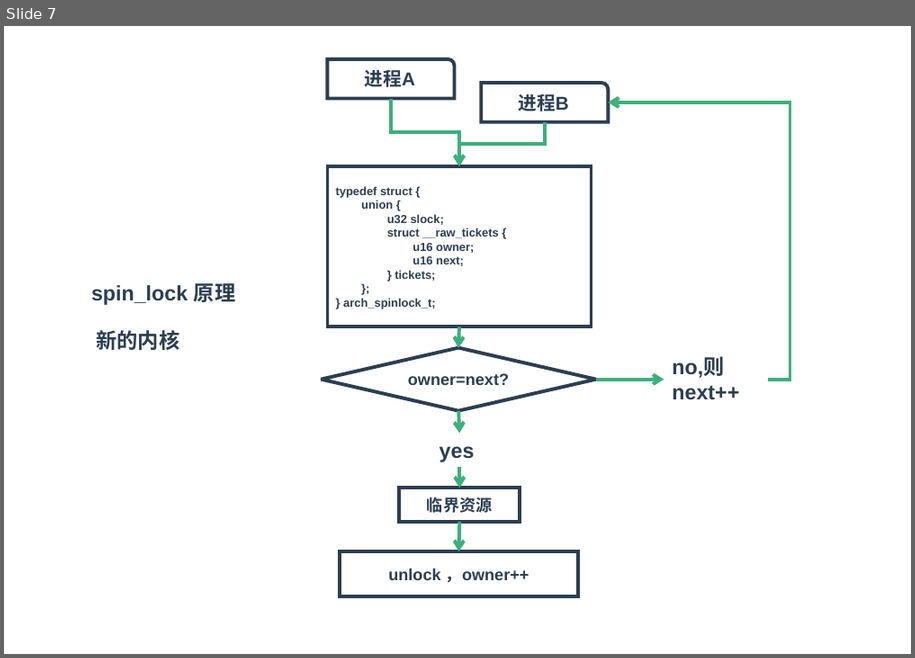
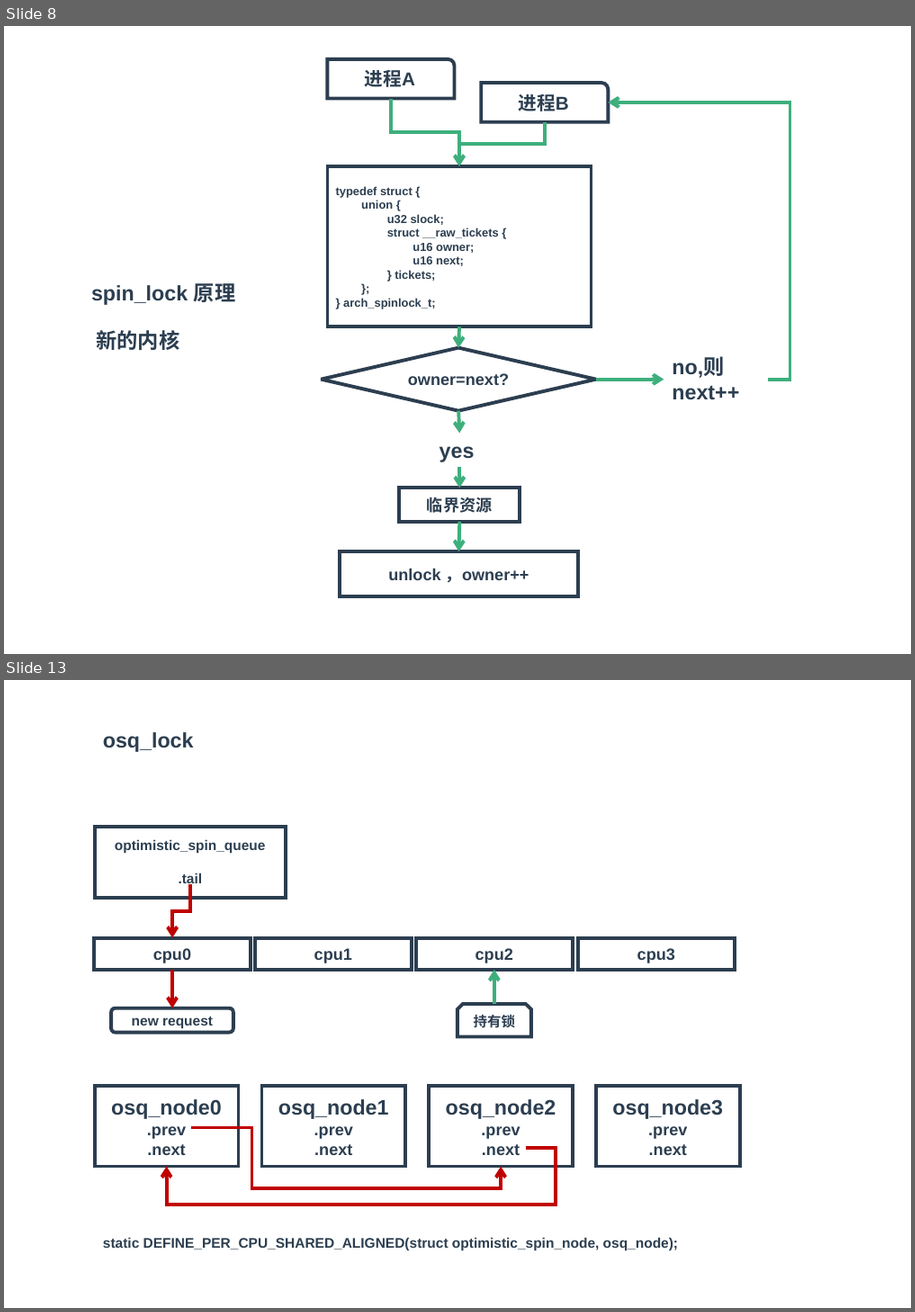
Before and after one commit to zaiqiang-dong/zaiqiang, a slide deck: picture/ppt/cands/cands.pptx. Shown one above the other, each under a label of ours: slide 7 before the commit, slides 8 and 13 after it; the slides between them are not shown. The pictures are 915x658 and 915x1312 pixels, drawn with LibreOffice and Linux fonts; fonts in the diff are those of the drawing. Boxes give left, top, right and bottom in pixels: in the first picture for what was removed or moved away, otherwise in the second. Text is boxed around its words. In the diff, an @@ line names an element or a change of style, - is before the commit and + after.

```diff
--- a/picture/ppt/cands/cands.pptx
+++ b/picture/ppt/cands/cands.pptx
@@ slide 13 added at [4, 680, 911, 1308], background #FFFFFF @@
@@ text added at [103, 732, 194, 752], 18 pt, text #2C3E50, bold @@
+osq_lock
@@ rectangle added at [95, 827, 286, 898], outline #2C3E50 3 pt, 12 pt, text #2C3E50, bold @@
+optimistic_spin_queue
+.tail
@@ elbow arrow added from (190, 884) to (172, 938), #C00000 3 pt @@
@@ rectangle added at [94, 938, 251, 970], outline #2C3E50 3 pt, 14 pt, text #2C3E50, bold @@
+cpu0
@@ rectangle added at [255, 938, 412, 970], outline #2C3E50 3 pt, 14 pt, text #2C3E50, bold @@
+cpu1
@@ rectangle added at [416, 938, 573, 970], outline #2C3E50 3 pt, 14 pt, text #2C3E50, bold @@
+cpu2
@@ rectangle added at [578, 938, 735, 970], outline #2C3E50 3 pt, 14 pt, text #2C3E50, bold @@
+cpu3
@@ arrow added from (172, 970) to (172, 1008), #C00000 3 pt @@
@@ arrow added from (494, 1004) to (494, 970), #3EAF7C 3 pt @@
@@ rounded rectangle added at [111, 1008, 234, 1033], outline #2C3E50 3 pt, 12 pt, text #2C3E50, bold @@
+new request
@@ snip same rect added at [458, 1004, 530, 1036], outline #2C3E50 3 pt, 12 pt, text #2C3E50, bold @@
+持有锁
@@ rectangle added at [95, 1086, 239, 1167], outline #2C3E50 3 pt, 14 pt, text #2C3E50, bold @@
+osq_node0
+.prev
+.next
@@ rectangle added at [262, 1086, 406, 1167], outline #2C3E50 3 pt, 14 pt, text #2C3E50, bold @@
+osq_node1
+.prev
+.next
@@ rectangle added at [429, 1086, 573, 1167], outline #2C3E50 3 pt, 14 pt, text #2C3E50, bold @@
+osq_node2
+.prev
+.next
@@ rectangle added at [596, 1086, 740, 1167], outline #2C3E50 3 pt, 14 pt, text #2C3E50, bold @@
+osq_node3
+.prev
+.next
@@ elbow arrow added from (191, 1128) to (501, 1167), #C00000 3 pt @@
@@ elbow arrow added from (526, 1147) to (167, 1167), #C00000 3 pt @@
@@ text added at [103, 1237, 678, 1251], 12 pt, text #2C3E50, bold @@
+static DEFINE_PER_CPU_SHARED_ALIGNED(struct optimistic_spin_node, osq_node);
@@ what was slide 7 is now slide 8 @@
```
Also in this commit, not shown: 2 slides changed, 8 other slides added, 23 other files.
